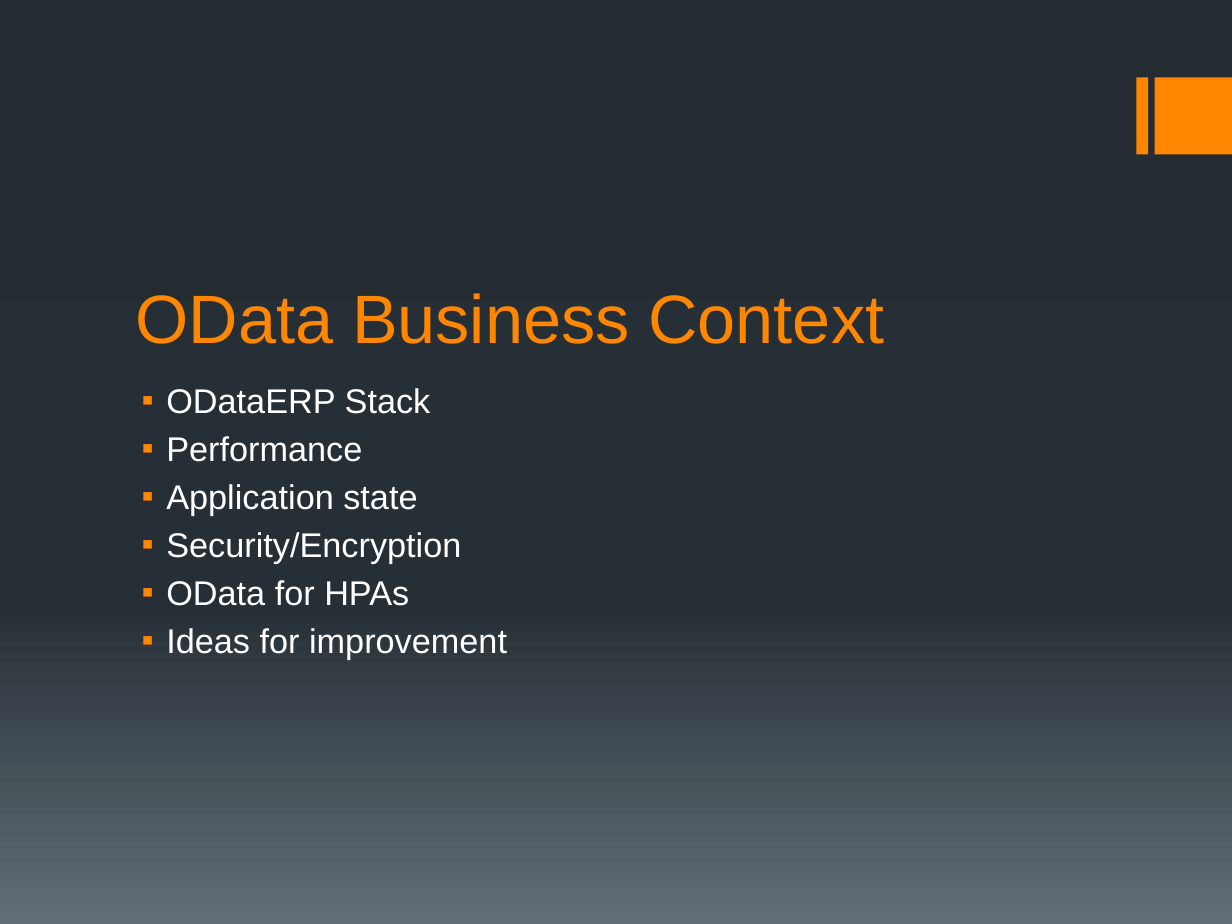
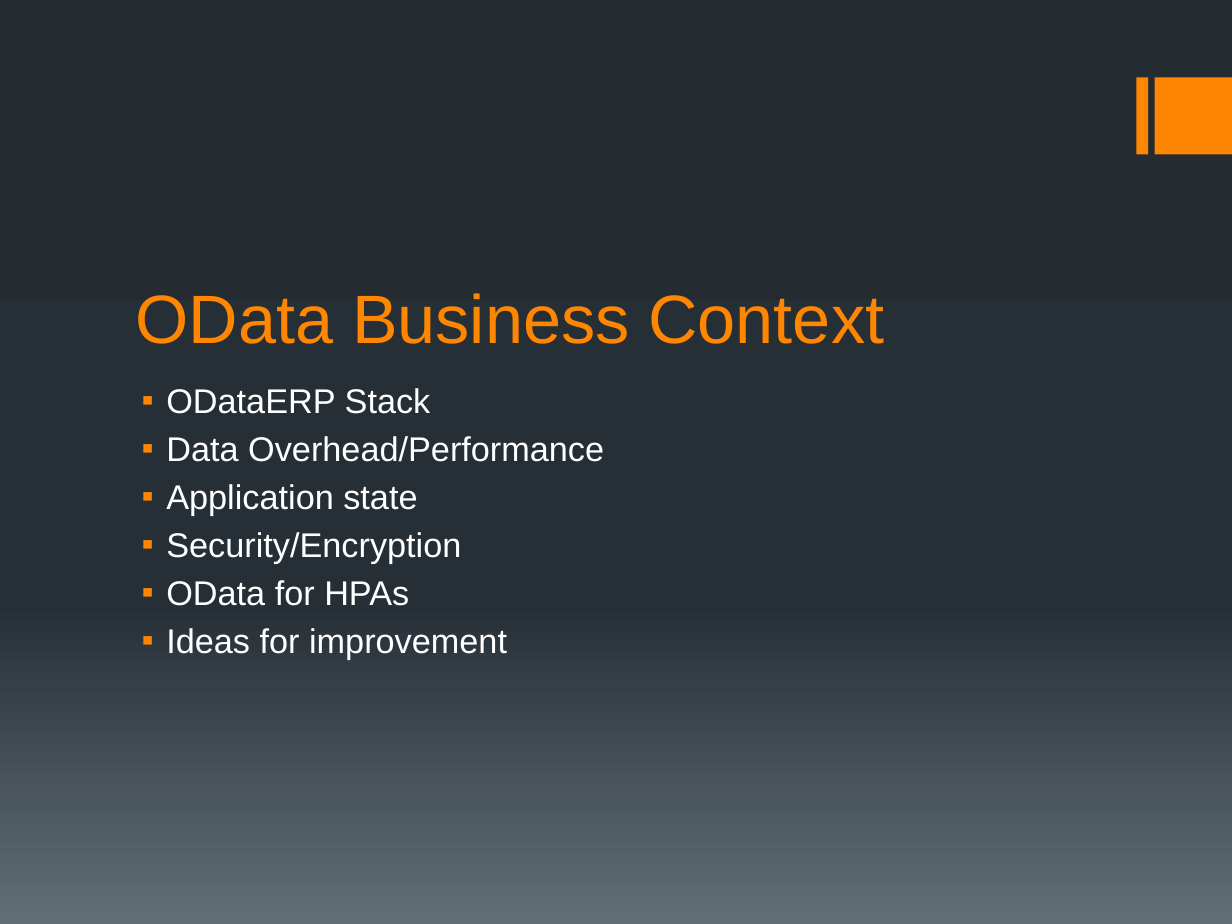
Before and after one commit to fleupold/odataerp, a slide deck: slide 2 of presentation/ODataERP II.pptx. Drawn at 1232x924 pixels with LibreOffice and Linux fonts; fonts in the diff are those of the drawing. Boxes give left, top, right and bottom in pixels: in the first picture for what was removed or moved away, otherwise in the second. Text is boxed around its words. In the diff, an @@ line names an element or a change of style, - is before the commit and + after.

```diff
--- a/presentation/ODataERP II.pptx
+++ b/presentation/ODataERP II.pptx
@@ text at (166, 436, 604, 462): text changed @@
-▪ Performance
+▪ Data Overhead/Performance
```
Also in this commit, not shown: 7 other slides changed, 1 slide added, 1 slide removed, 2 other files.
